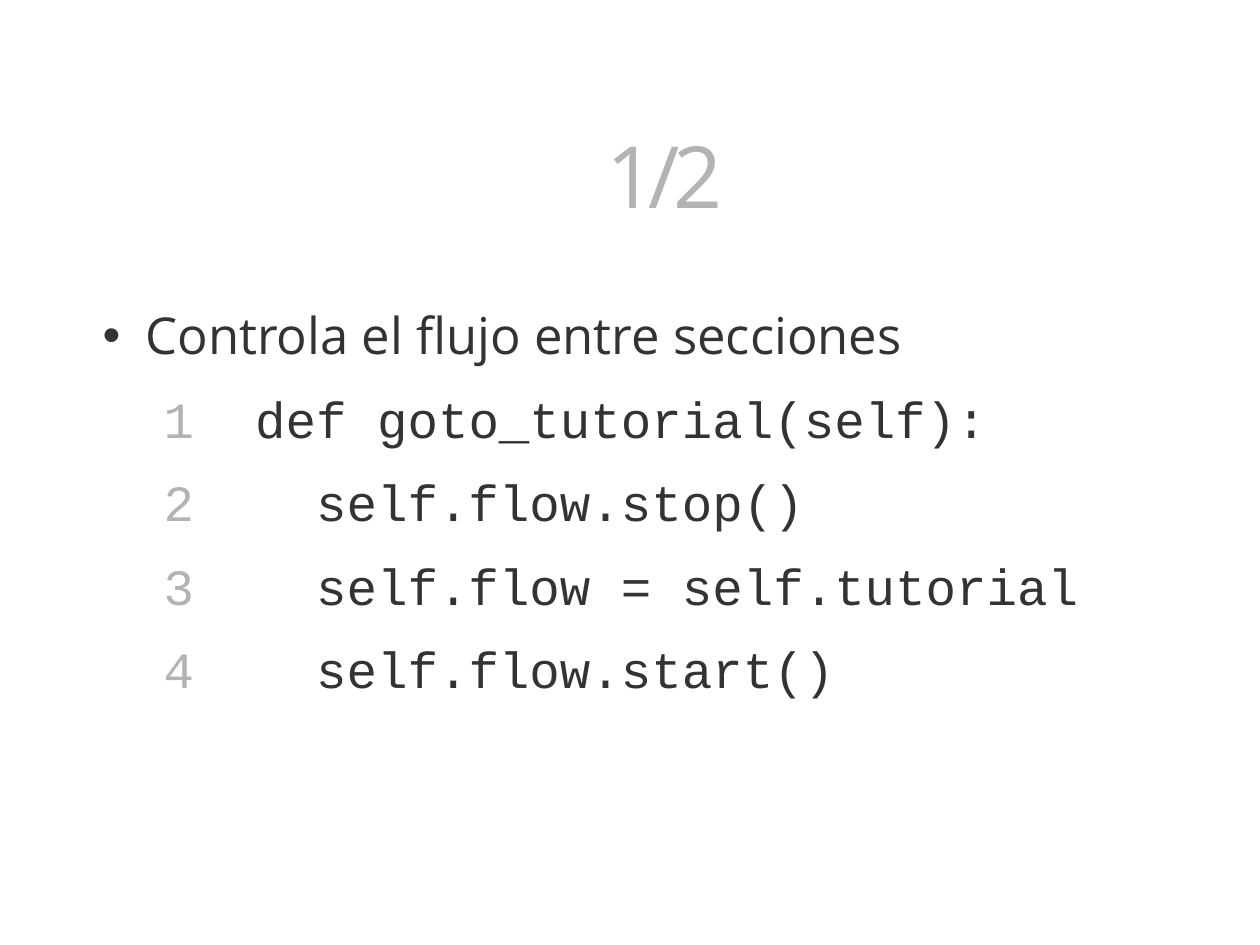
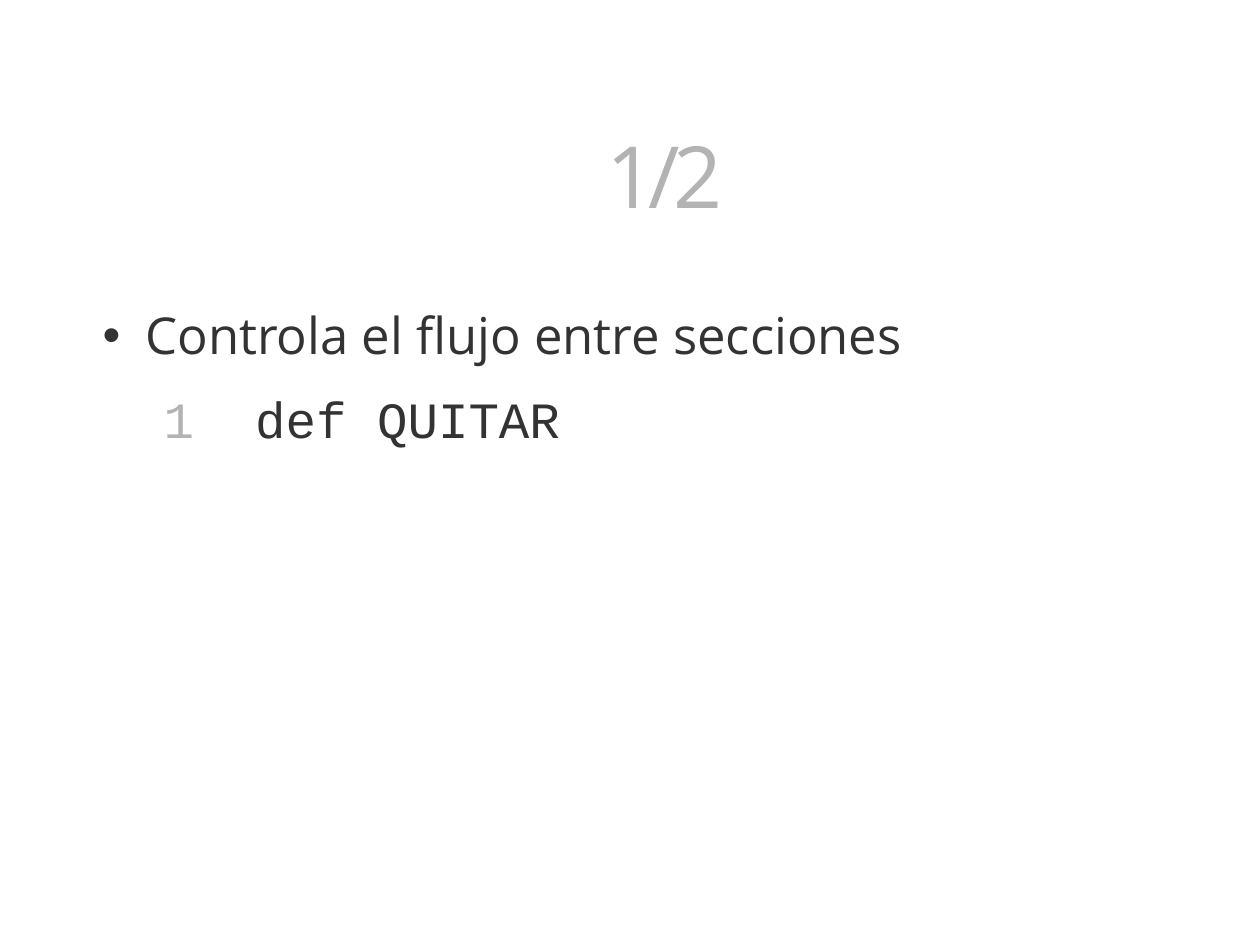
Before and after one commit to 3oheme/dominous, a slide deck: slide 25 of docs/presentacion/presentacion.odp (slide 23 before the commit). Drawn at 1260x945 pixels with LibreOffice and Linux fonts; fonts in the diff are those of the drawing; background and template pictures are left out. Boxes give left, top, right and bottom in pixels: in the first picture for what was removed or moved away, otherwise in the second. Text is boxed around its words. In the diff, an @@ line names an element or a change of style, - is before the commit and + after.

```diff
--- a/docs/presentacion/presentacion.odp
+++ b/docs/presentacion/presentacion.odp
@@ text at (164,401,560,448): text changed @@
-1 def goto_tutorial(self):
-2 self.flow.stop()
-3 self.flow = self.tutorial
-4 self.flow.start()
+1 def QUITAR
```
Also in this commit, not shown: 11 other slides changed, 7 slides added, 6 slides removed.
